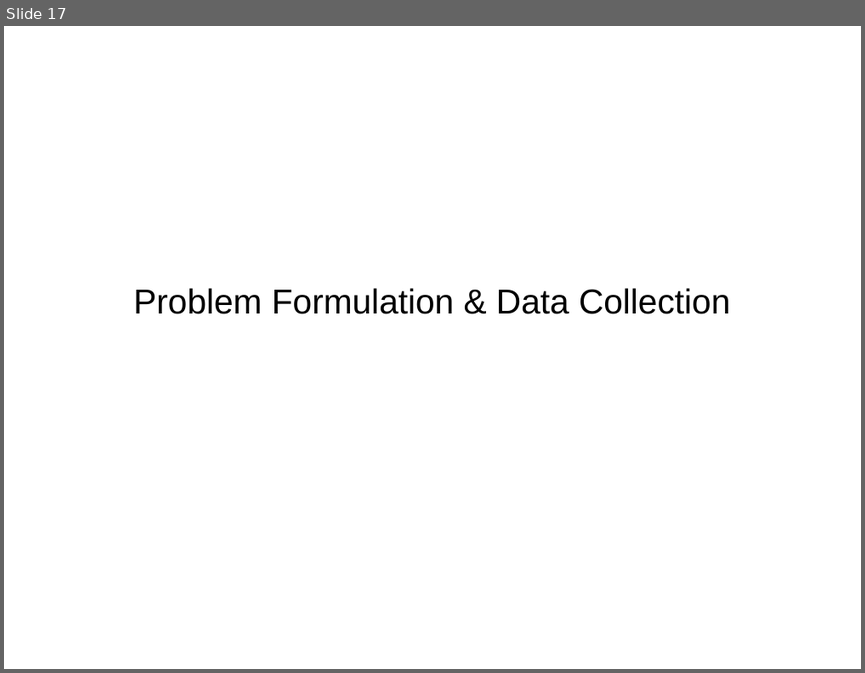
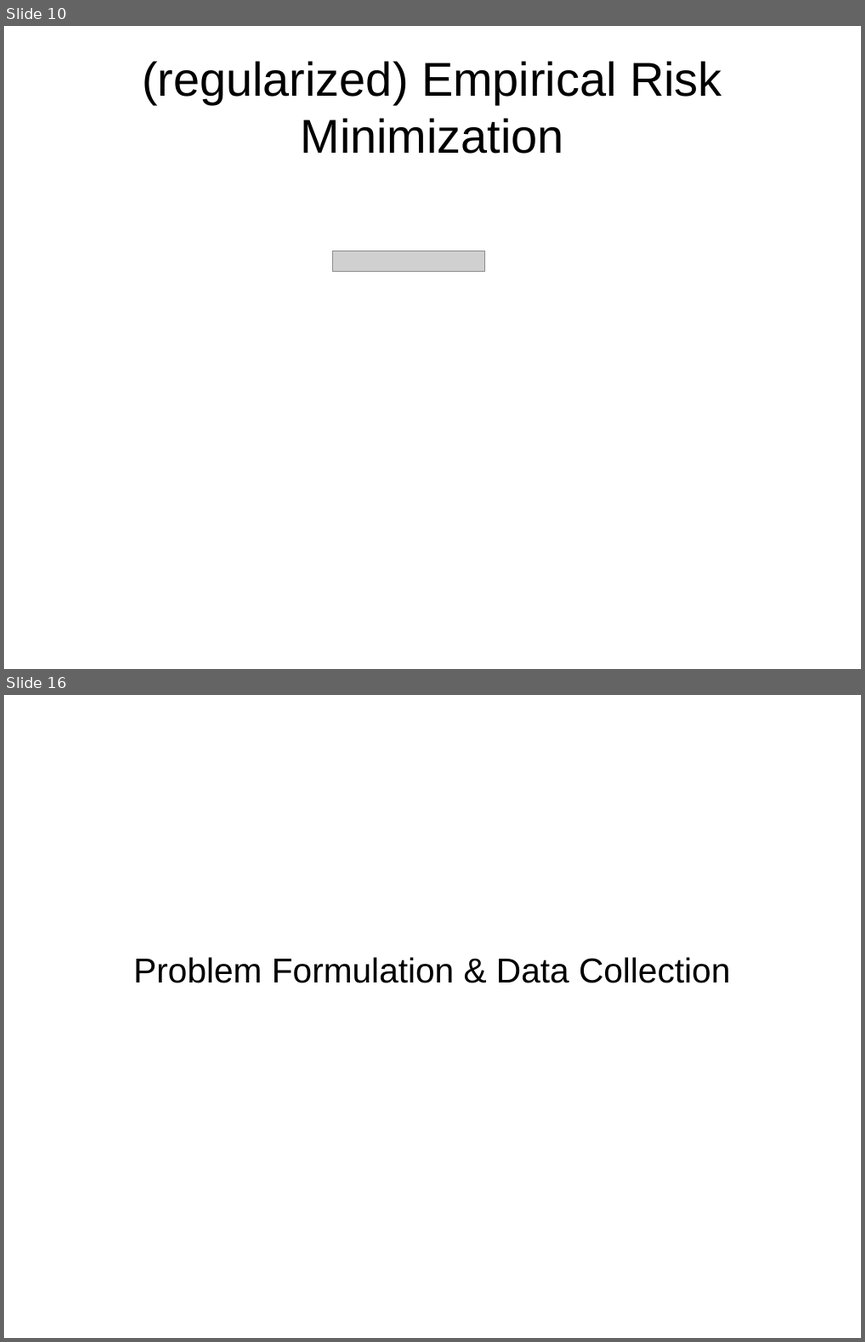
Before and after one commit to amueller/talks_odt, a slide deck: introduction_to_ml_with_python_bnl_2016.odp. Shown one above the other, each under a label of ours: slide 17 before the commit, slides 10 and 16 after it; the slides between them are not shown. The pictures are 865x673 and 865x1342 pixels, drawn with LibreOffice and Linux fonts; fonts in the diff are those of the drawing; grey boxes stand for pictures. Boxes give left, top, right and bottom in pixels: in the first picture for what was removed or moved away, otherwise in the second. Text is boxed around its words. In the diff, an @@ line names an element or a change of style, - is before the commit and + after.

```diff
--- a/introduction_to_ml_with_python_bnl_2016.odp
+++ b/introduction_to_ml_with_python_bnl_2016.odp
@@ slide 10 added at <box>4,26,861,669</box>, background #FFFFFF @@
@@ title added at <box>142,61,722,154</box>, 44 pt, text #000000 @@
+(regularized) Empirical Risk Minimization
@@ picture added at <box>333,250,485,271</box> @@
@@ what was slide 17 is now slide 16 @@
```
Also in this commit, not shown: 2 slides changed, 7 other slides added, 9 slides removed, 1 other file.
